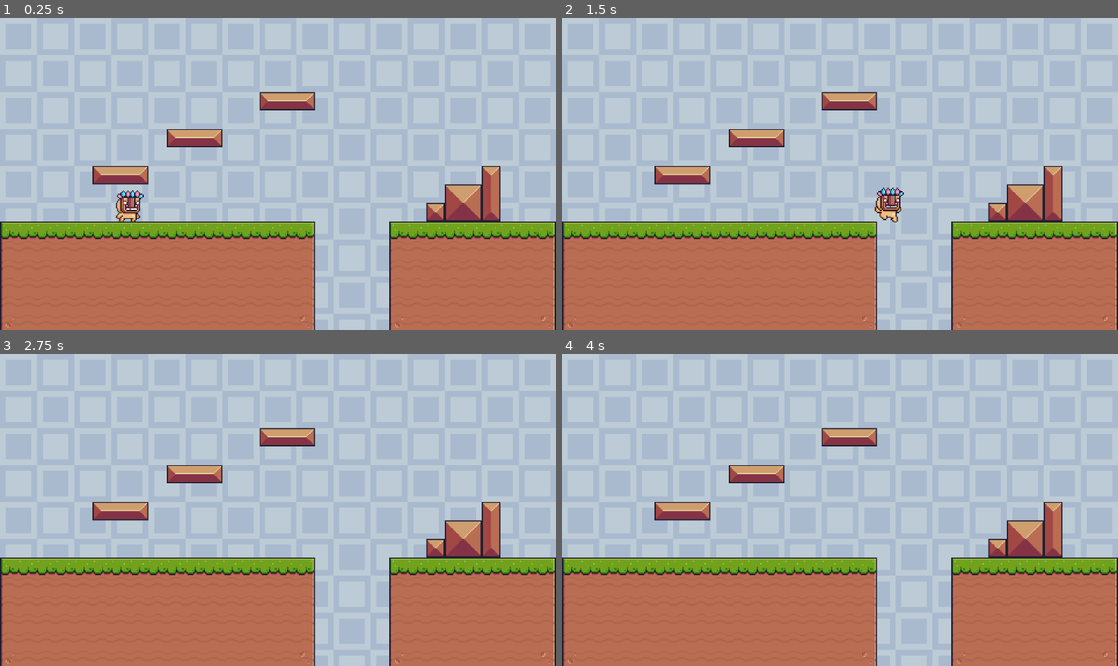
Above: before the commit, frames 1-4 (two rows, left to right).
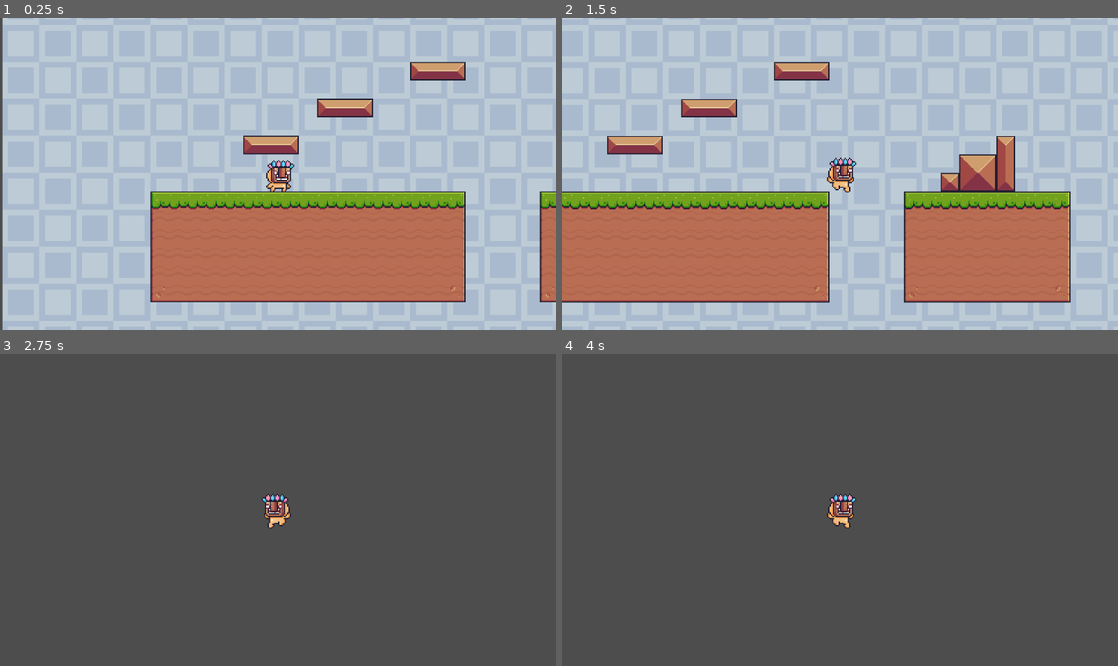
Above: after the commit, the same moments.

Repository: WMinerva/2D-platformer
Game: Godot game, scene res://scenes/levels/level.tscn
The game is run twice, just before and just after one commit, with the same random seed, the same clock (stepped at 60 frames per second) and the same inputs.
Inputs:
- Up to frame 1 (0.25 s): no input
- Up to frame 2 (1.5 s): hold Right (right) from 0.53 s (still down); tap Space (jump) at 0.77 s
- Up to frame 3 (2.75 s): tap Space (jump) at 1.52 s; release Right (right) at 2.03 s; hold Left (left) from 2.03 s (still down)
- Up to frame 4 (4 s): tap Enter at 2.75 s; release Left (left) at 2.78 s; hold Right (right) from 2.78 s (still down); tap Space (jump) at 3.02, 3.5, 3.77 s

The runs differ from the first frame. In frame 1, 37% of the frame differs, in the area x 0-100%, y 0-100%; in frame 2, 33%; in frame 3, 100%; in frame 4, 100%.

Commit message:
follow camera

Diff:
--- /dev/null
+++ b/scenes/levels/camera_2d.gd
@@ -0,0 +1,11 @@
+extends Camera2D
+
+var player
+
+func _ready() -> void:
+	player = get_tree().get_first_node_in_group("player")
+
+func _process(delta: float) -> void:
+	if not player:
+		return
+	position = player.position
--- a/scenes/levels/level.tscn
+++ b/scenes/levels/level.tscn
@@ -3,6 +3,7 @@
 [ext_resource type="PackedScene" uid="uid://bfmdhui60sudr" path="res://scenes/player/player.tscn" id="1_377w7"]
 [ext_resource type="Texture2D" uid="uid://cklpisnrrq8wg" path="res://assets/sprites/tiles/background-tile.png" id="1_b2cq8"]
 [ext_resource type="Texture2D" uid="uid://bbu4h8iex5g8e" path="res://assets/sprites/tiles/foreground.png" id="2_bovvr"]
+[ext_resource type="Script" uid="uid://cbpmnx8dv22l" path="res://scenes/levels/camera_2d.gd" id="4_xb4v1"]
 
 [sub_resource type="TileSetAtlasSource" id="TileSetAtlasSource_xb4v1"]
 texture = ExtResource("1_b2cq8")
@@ -72,3 +73,6 @@
 
 [node name="Player" parent="." unique_id=1233733205 instance=ExtResource("1_377w7")]
 position = Vector2(110, 141)
+
+[node name="FollowCamera" type="Camera2D" parent="." unique_id=1848149481]
+script = ExtResource("4_xb4v1")
--- a/scenes/player/player.tscn
+++ b/scenes/player/player.tscn
@@ -205,9 +205,9 @@
 }]
 
 [sub_resource type="RectangleShape2D" id="RectangleShape2D_dovo2"]
-size = Vector2(16, 24)
-
-[node name="Player" type="CharacterBody2D" unique_id=1233733205]
+size = Vector2(15, 24)
+
+[node name="Player" type="CharacterBody2D" unique_id=1233733205 groups=["player"]]
 script = ExtResource("1_dovo2")
 speed = 180
 jump_speed = 330
@@ -216,10 +216,9 @@
 
 [node name="AnimatedSprite" type="AnimatedSprite2D" parent="." unique_id=1149916273]
 sprite_frames = SubResource("SpriteFrames_4hvnv")
-animation = &"run"
+animation = &"idle"
 autoplay = "idle"
-frame_progress = 0.55064034
 
 [node name="CollisionShape2D" type="CollisionShape2D" parent="." unique_id=328191857]
-position = Vector2(0, 3)
+position = Vector2(0.5, 3)
 shape = SubResource("RectangleShape2D_dovo2")
Not shown, added: scenes/levels/camera_2d.gd.uid
